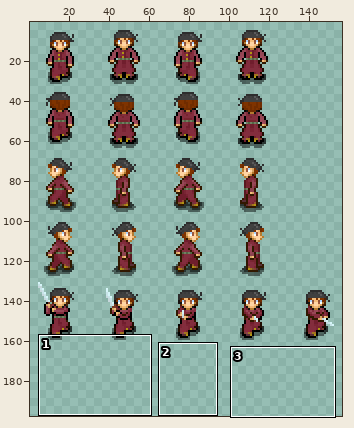
Sprite sheet: Art_and_Story/sprites/Jeremiah/jeremiah_sheet.png. Above, an overview of the earlier version with the close-up marked.
Close-up. As it was:
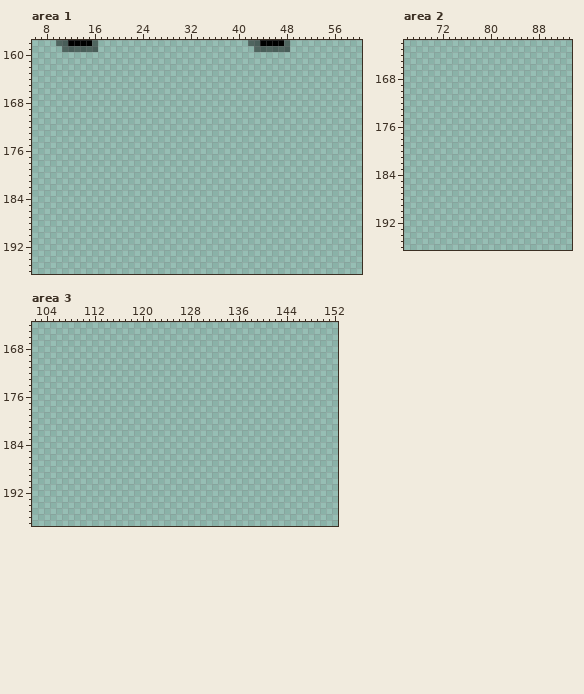
The file is 160x256 pixels. Pixels under 10% opacity are left out. Colours within 5 levels of each other are drawn and written as one. Shown: area 1: x 6..60, y 158..196; area 2: x 66..93, y 162..196; area 3: x 102..152, y 164..197. The wide view leaves out empty margins.
The same view after the edit:
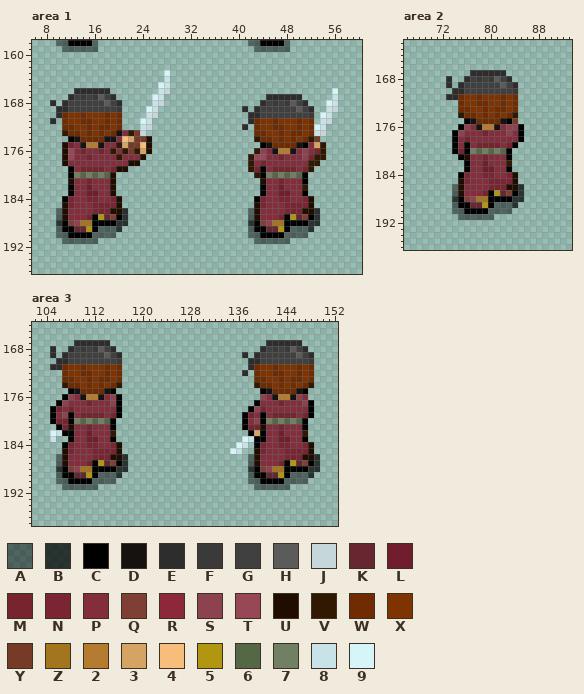
Palette (. is transparent): A #00000078  B #000000b8  C #000000  D #161210  E #2d2d2d  F #3a3a3a  G #404040  H #5b5b5b  J #c6d7dc  K #662731  L #701e2d  M #76252e  N #7a2434  P #832d3d  Q #803f34  R #8d283a  S #8c434f  T #984756  U #210c00  V #311800  W #702c00  X #7f3300  Y #763b26  Z #a3751f  2 #b47b31  3 #d5a462  4 #f6bd7b  5 #b19612  6 #546845  7 #717f62  8 #c8e3e8  9 #d5f5f8
Log entry: finished Jeremiah up combat
Edits made:
--- area 1
@@ x 6..60 @@
 162 .......................................................
-163 .......................................................
-164 .......................................................
-165 .......................................................
-166 .......................................................
-167 .......................................................
-168 .......................................................
-169 .......................................................
-170 .......................................................
-171 .......................................................
-172 .......................................................
-173 .......................................................
-174 .......................................................
-175 .......................................................
-176 .......................................................
-177 .......................................................
-178 .......................................................
-179 .......................................................
-180 .......................................................
-181 .......................................................
-182 .......................................................
-183 .......................................................
-184 .......................................................
-185 .......................................................
-186 .......................................................
-187 .......................................................
-188 .......................................................
-189 .......................................................
-190 .......................................................
-191 .......................................................
+163 ......................9................................
+164 ......................8................................
+165 .....................98................................
+166 .......EEEEEE........8J...........................9....
+167 ......EGFGFHGE......98.................EEEEEE.....8....
+168 ...E.EGGGGGGHGE.....8J................EGFGFHGE...98....
+169 ....EEGGGGGGGGF....98..............E.EGGGGGGHGE..8J....
+170 ....EWXXWXXXWXW....8J...............EEGGGGGGGGF.98.....
+171 ...E.WXXWWXXWXW...98................EWXXWXXXWXW.8J.....
+172 .....WWXXWXWWXW...8J...............E.WXXWWXXWXW98......
+173 .....VWWXWXWXWDPVYJ..................WWXXWXWWXW8J......
+174 ......CDWWWWDDP43YYU.................VWWXWXWXWVY.......
+175 .....UMPD22DPPV3YY4U..................CDWWWWDCP3V......
+176 .....UTPMPPMPVPVYV3U.................VSPD22DPSPMV......
+177 .....UTPPMPPPPVPPPU.................VTTPPMPPPSMVV......
+178 .....UPPPPPPPPPPUU..................VPMPPPPPPPVV.......
+179 ......CPMMMMPMUU....................VMCPMMMMPMV........
+180 ......C767676U.......................VC767676C.........
+181 ......UPPMPPPU........................UPPMPPPC.........
+182 ......CPPLPPPU........................CPPLPPPV.........
+183 ......CPPLLPPU........................CPPLLPPC.........
+184 .....CNPPNNPPNU......................CNPPNNPPNU........
+185 .....UNPPPNNNNU......................UNPPPNNNNU........
+186 ....AUPPPPNMNUUB....................AUPPPPNMNUUB.......
+187 ....AUPRRMC5KQCB....................AUPRRMC5KQCB.......
+188 ....BCQSZZCCCCBB....................BCQSZZCCCCBB.......
+189 ....ACCKK5CAAAB.....................ACCKK5CAAAB........
+190 ....AACCCCAAAA......................AACCCCAAAA.........
+191 .....AAAAAA..........................AAAAAA............
 192 .......................................................
--- area 2
@@ x 71..87 @@
 166 .................
-167 .................
-168 .................
-169 .................
-170 .................
-171 .................
-172 .................
-173 .................
-174 .................
-175 .................
-176 .................
-177 .................
-178 .................
-179 .................
-180 .................
-181 .................
-182 .................
-183 .................
-184 .................
-185 .................
-186 .................
-187 .................
-188 .................
-189 .................
-190 .................
-191 .................
+167 ......EEEEEE.....
+168 ..E..EGFGFHGE....
+169 ..E.EGGGGGGHGE...
+170 ...EEGGGGGGGGF...
+171 ..EEWXXWXXXWXW...
+172 ....WXXWWXXWXW...
+173 ....WWXXWXWWXW...
+174 ....VWWXWXWXWV...
+175 .....CDWWWWDCY...
+176 ....CSPD22DPSSC..
+177 ...CSPPPMPPPSPC..
+178 ...CPMPPPPPPPPC..
+179 ...CPCPMMMMPMC...
+180 ...CMC767676C....
+181 ....CUPPMPPPC....
+182 .....CPPLPPPV....
+183 .....CPPLLPPC....
+184 ....CNPPNNPPNU...
+185 ....UNPPPNNNNU...
+186 ...AUPPPPNMNUUB..
+187 ...AUPRRMC5KQCB..
+188 ...BCQSZZCCCCBB..
+189 ...ACCKK5CAAAB...
+190 ...AACCCCAAAA....
+191 ....AAAAAA.......
 192 .................
--- area 3
@@ x 102..152 @@
 166 ...................................................
-167 ...................................................
-168 ...................................................
-169 ...................................................
-170 ...................................................
-171 ...................................................
-172 ...................................................
-173 ...................................................
-174 ...................................................
-175 ...................................................
-176 ...................................................
-177 ...................................................
-178 ...................................................
-179 ...................................................
-180 ...................................................
-181 ...................................................
-182 ...................................................
-183 ...................................................
-184 ...................................................
-185 ...................................................
-186 ...................................................
-187 ...................................................
-188 ...................................................
-189 ...................................................
-190 ...................................................
-191 ...................................................
+167 .......EEEEEE..........................EEEEEE......
+168 ...E..EGFGFHGE........................EGFGFHGE.....
+169 ...E.EGGGGGGHGE....................E.EGGGGGGHGE....
+170 ....EEGGGGGGGGF.....................EEGGGGGGGGF....
+171 ...EEWXXWXXXWXW.....................EWXXWXXXWXW....
+172 .....WXXWWXXWXW....................E.WXXWWXXWXW....
+173 .....WWXXWXWWXW......................WWXXWXWWXW....
+174 .....VWWXWXWXWV......................VWWXWXWXWV....
+175 ......CDWWWWDC........................CDWWWWDC.....
+176 .....CSPD22DPSC.......................SPD22DSP.....
+177 ....CSPPPMPPPSC......................CPPPMPPPSC....
+178 ...CMPMPPPPPPPC.....................CSMPPPPPPPC....
+179 ...CPSCPMMMMPMC....................CMPCPMMMMPMC....
+180 ...CMMC767676C.....................CPSC767676C.....
+181 ....CMUPPMPPPC.....................CMMUPPMPPPC.....
+182 ...98CCPPLPPPV......................C3CPPLPPPV.....
+183 ...8..CPPLLPPC.....................98CCPPLLPPC.....
+184 .....CNPPNNPPNU...................98.CNPPNNPPNU....
+185 .....UNPPPNNNNU..................98..UNPPPNNNNU....
+186 ....AUPPPPNMNUUB....................AUPPPPNMNUUB...
+187 ....AUPRRMC5KQCB....................AUPRRMC5KQCB...
+188 ....BCQSZZCCCCBB....................BCQSZZCCCCBB...
+189 ....ACCKK5CAAAB.....................ACCKK5CAAAB....
+190 ....AACCCCAAAA......................AACCCCAAAA.....
+191 .....AAAAAA..........................AAAAAA........
 192 ...................................................
Pixel boxes of the changes (left, top, right, bottom) in both close-ups:
added: (50, 70, 170, 244)
added: (242, 88, 338, 244)
added: (446, 70, 524, 220)
added: (50, 340, 128, 490)
added: (230, 340, 320, 490)
